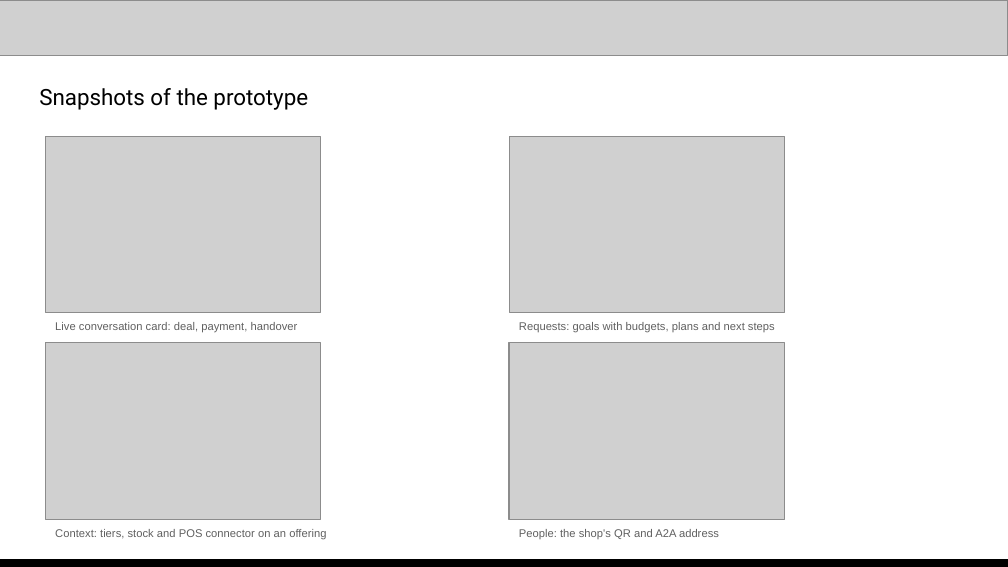
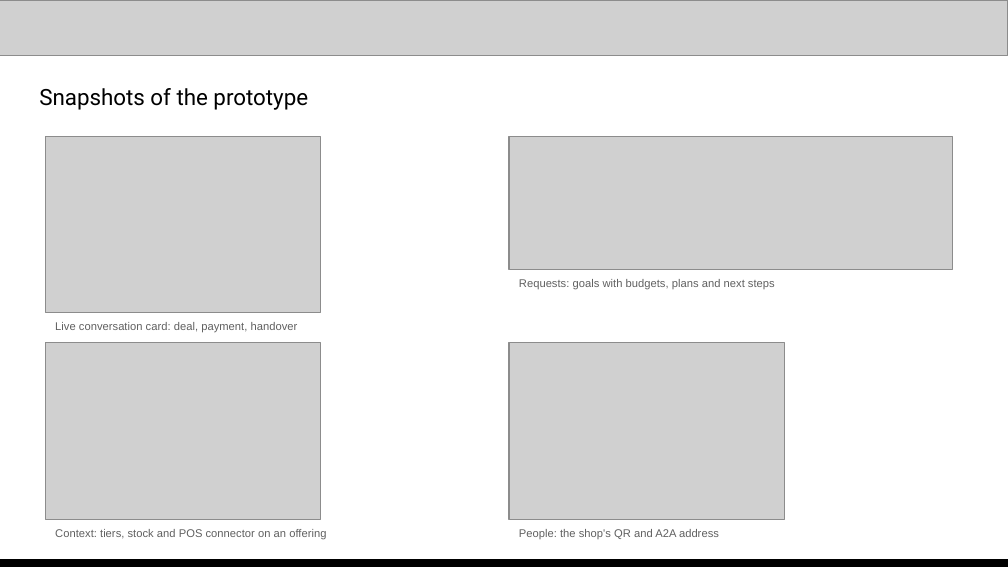
Before and after one commit to kirav5/collab, a slide deck: slide 10 of submission/Collab-AI-Builder-Cup.pptx. Drawn at 1008x567 pixels with LibreOffice and Linux fonts; fonts in the diff are those of the drawing; grey boxes stand for pictures. Boxes give left, top, right and bottom in pixels: in the first picture for what was removed or moved away, otherwise in the second. Text is boxed around its words. In the diff, an @@ line names an element or a change of style, - is before the commit and + after.

```diff
--- a/submission/Collab-AI-Builder-Cup.pptx
+++ b/submission/Collab-AI-Builder-Cup.pptx
@@ picture: place and size @@
-picture at box(509, 136, 784, 312)
+picture at box(509, 136, 953, 269)
@@ text "Requests: goals with budgets, plans ...": place and size @@
-text "Requests: goals with budgets, plans ..." at box(519, 322, 775, 333)
+text "Requests: goals with budgets, plans ..." at box(519, 279, 775, 289)
```
Also in this commit, not shown: 3 other files.
